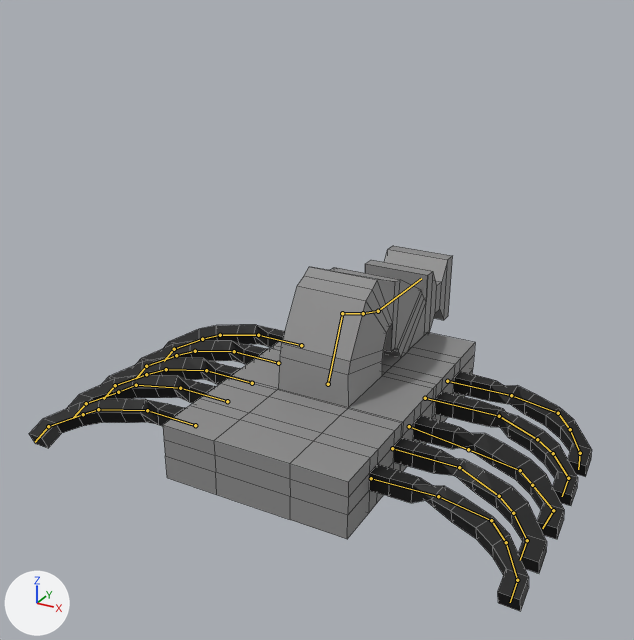
An edit to the Blender file Blender/BossEnemyTypeOne.blend, drawn before and after from the same camera.
The view is the same before and after, from a camera (50 mm lens) standing at (17.3, -34.2, 22.0) and looking at (-0.7, -1.5, 5.6). Every picture has the same lights, and +X, +Y and +Z are marked at lower left. Both versions are drawn at frame 30 of the action 'Death'; the numbers are the values there. The bones that bend it are drawn over the model as lines. Mesh edges are drawn as thin lines.

Names of what the first picture shows: '立方体.013'.
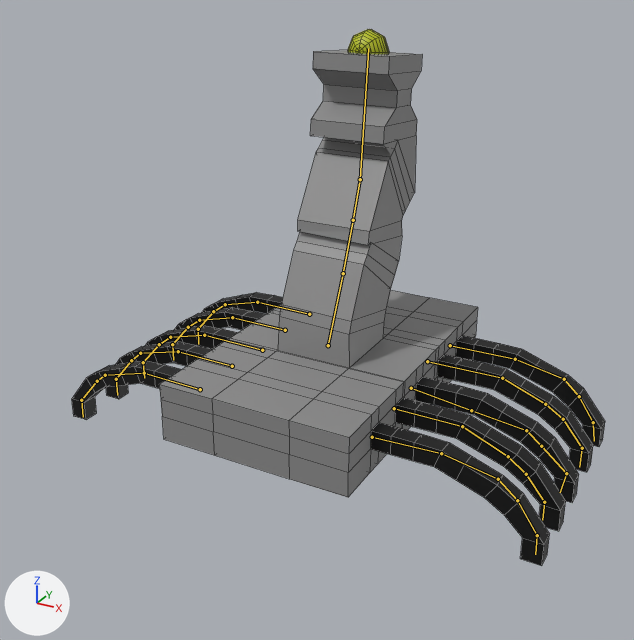
Location of each change, (x1, y1, x2, y2) in pixels of the pictures (634 x 640 px):
```json
{"object": "立方体.013", "change": "posed", "before": [29, 246, 592, 611], "after": [72, 29, 605, 566], "on screen": "47% taller"}
{"bone": "OriginBone", "before": "(328, 384) to (342, 313)", "after": "(328, 345) to (343, 273)"}
{"bone": "LegNeckFiveBone_L", "before": "(147, 410) to (98, 409)", "after": "(144, 373) to (105, 375)"}
{"bone": "LegNeckFourBone_L", "before": "(180, 388) to (136, 385)", "after": "(178, 351) to (140, 353)"}
{"bone": "LegNeckThreeBone_L", "before": "(206, 370) to (166, 369)", "after": "(204, 335) to (170, 337)"}
{"bone": "LegNeckTwoBone_L", "before": "(234, 351) to (195, 351)", "after": "(232, 317) to (199, 320)"}
{"bone": "LegNeckOneBone_L", "before": "(258, 335) to (220, 335)", "after": "(257, 302) to (225, 304)"}
{"bone": "LegNeckFiveBone_R", "before": "(438, 496) to (491, 520)", "after": "(441, 453) to (498, 479)"}
{"bone": "LegNeckFourBone_R", "before": "(459, 467) to (499, 496)", "after": "(462, 426) to (508, 456)"}
{"bone": "LegNeckThreeBone_R", "before": "(468, 449) to (520, 470)", "after": "(471, 410) to (526, 430)"}
{"bone": "LegNeckTwoBone_R", "before": "(499, 416) to (537, 439)", "after": "(502, 378) to (545, 404)"}
{"bone": "LegNeckOneBone_R", "before": "(511, 395) to (558, 413)", "after": "(515, 359) to (564, 379)"}
{"bone": "NeckRootBone", "before": "(342, 313) to (363, 313)", "after": "(343, 273) to (353, 220)"}
```

Edits to the scene script, one JSON object a line:
```json
{"block": "bone_originbone", "where": "bone_originbone = bpy.data.objects['アーマチュア'].pose.bones['OriginBone']"}
{"op": "set", "path": "bone_originbone.location", "old": "(0.0, -0.51, -0.23)", "new": "(0.0, 0.0, 0.0)"}
{"block": "bone_legneckfivebone_l", "where": "bone_legneckfivebone_l = bpy.data.objects['アーマチュア'].pose.bones['LegNeckFiveBone_L']  # child of 'LegFiveBone_L'"}
{"op": "set", "path": "bone_legneckfivebone_l.rotation_quaternion", "old": "(0.83, -0.045, 0.537, 0.144)", "new": "(1.0, 0.0, 0.0, 0.0)", "note": "degrees (11, 65, 26) -> degrees (0, 0, 0)"}
{"block": "bone_legneckfourbone_l", "where": "bone_legneckfourbone_l = bpy.data.objects['アーマチュア'].pose.bones['LegNeckFourBone_L']  # child of 'LegFourBone_L'"}
{"op": "set", "path": "bone_legneckfourbone_l.rotation_quaternion", "old": "(0.83, -0.022, 0.542, 0.13)", "new": "(1.0, 0.0, 0.0, 0.0)", "note": "degrees (14, 65, 27) -> degrees (0, 0, 0)"}
{"block": "bone_legneckthreebone_l", "where": "bone_legneckthreebone_l = bpy.data.objects['アーマチュア'].pose.bones['LegNeckThreeBone_L']  # child of 'LegThreeBone_L'"}
{"op": "set", "path": "bone_legneckthreebone_l.rotation_quaternion", "old": "(0.83, -0.047, 0.539, 0.135)", "new": "(1.0, 0.0, 0.0, 0.0)", "note": "degrees (9, 65, 25) -> degrees (0, 0, 0)"}
{"block": "bone_legnecktwobone_l", "where": "bone_legnecktwobone_l = bpy.data.objects['アーマチュア'].pose.bones['LegNeckTwoBone_L']  # child of 'LegTwoBone_L'"}
{"op": "set", "path": "bone_legnecktwobone_l.rotation_quaternion", "old": "(0.83, -0.047, 0.539, 0.135)", "new": "(1.0, 0.0, 0.0, 0.0)", "note": "degrees (9, 65, 25) -> degrees (0, 0, 0)"}
{"block": "bone_legneckonebone_l", "where": "bone_legneckonebone_l = bpy.data.objects['アーマチュア'].pose.bones['LegNeckOneBone_L']  # child of 'LegOneBone_L'"}
{"op": "set", "path": "bone_legneckonebone_l.rotation_quaternion", "old": "(0.83, -0.047, 0.539, 0.135)", "new": "(1.0, 0.0, 0.0, 0.0)", "note": "degrees (9, 65, 25) -> degrees (0, 0, 0)"}
{"block": "bone_legneckfivebone_r", "where": "bone_legneckfivebone_r = bpy.data.objects['アーマチュア'].pose.bones['LegNeckFiveBone_R']  # child of 'LegFiveBone_R'"}
{"op": "set", "path": "bone_legneckfivebone_r.rotation_quaternion", "old": "(0.819, -0.006, -0.566, -0.097)", "new": "(1.0, 0.0, 0.0, 0.0)", "note": "degrees (16, -68, -24) -> degrees (0, 0, 0)"}
{"block": "bone_legneckfourbone_r", "where": "bone_legneckfourbone_r = bpy.data.objects['アーマチュア'].pose.bones['LegNeckFourBone_R']  # child of 'LegFourBone_R'"}
{"op": "set", "path": "bone_legneckfourbone_r.rotation_quaternion", "old": "(0.819, -0.081, -0.531, -0.202)", "new": "(1.0, 0.0, 0.0, 0.0)", "note": "degrees (11, -64, -35) -> degrees (0, 0, 0)"}
{"block": "bone_legneckthreebone_r", "where": "bone_legneckthreebone_r = bpy.data.objects['アーマチュア'].pose.bones['LegNeckThreeBone_R']  # child of 'LegThreeBone_R'"}
{"op": "set", "path": "bone_legneckthreebone_r.rotation_quaternion", "old": "(0.819, -0.02, -0.568, -0.076)", "new": "(1.0, 0.0, 0.0, 0.0)", "note": "degrees (9, -69, -17) -> degrees (0, 0, 0)"}
{"block": "bone_legnecktwobone_r", "where": "bone_legnecktwobone_r = bpy.data.objects['アーマチュア'].pose.bones['LegNeckTwoBone_R']  # child of 'LegTwoBone_R'"}
{"op": "set", "path": "bone_legnecktwobone_r.rotation_quaternion", "old": "(0.819, -0.075, -0.535, -0.194)", "new": "(1.0, 0.0, 0.0, 0.0)", "note": "degrees (12, -65, -34) -> degrees (0, 0, 0)"}
{"block": "bone_legneckonebone_r", "where": "bone_legneckonebone_r = bpy.data.objects['アーマチュア'].pose.bones['LegNeckOneBone_R']  # child of 'LegOneBone_R'"}
{"op": "set", "path": "bone_legneckonebone_r.rotation_quaternion", "old": "(0.819, -0.006, -0.564, -0.105)", "new": "(1.0, 0.0, 0.0, 0.0)", "note": "degrees (17, -68, -26) -> degrees (0, 0, 0)"}
{"block": "bone_neckrootbone", "where": "bone_neckrootbone = bpy.data.objects['アーマチュア'].pose.bones['NeckRootBone']  # child of 'OriginBone'"}
{"op": "set", "path": "bone_neckrootbone.rotation_quaternion", "old": "(0.833, -0.553, 0.01, -0.004)", "new": "(0.986, 0.167, -0.003, 0.001)", "note": "degrees (-67, 1, -1) -> degrees (19, 0, 0)"}
```
